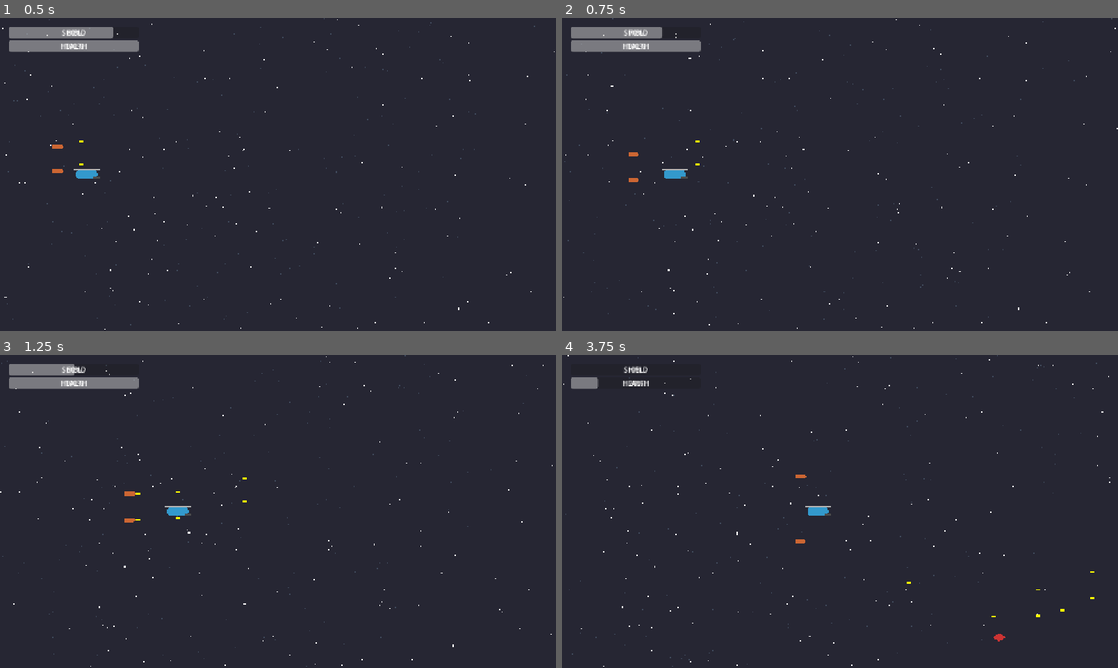
Above: before the commit, frames 1-4 (two rows, left to right).
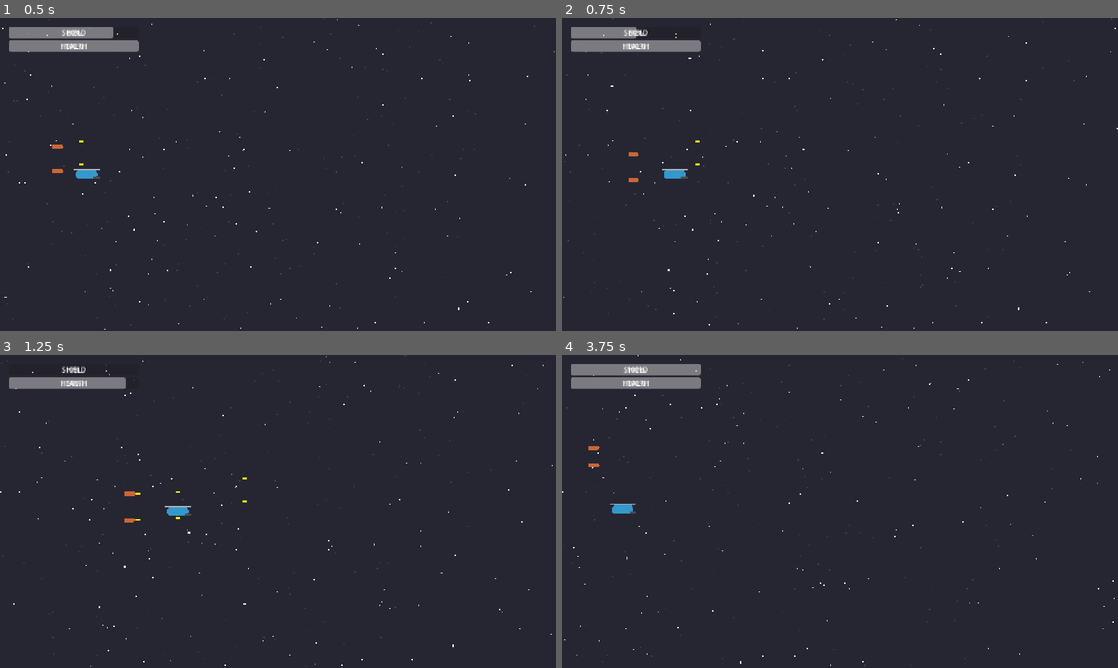
Above: after the commit, the same moments.

Repository: Colbertcn/g1-godot
Game: Godot game, scene res://scenes/main.tscn
Two runs of this game, one before a commit and one after it. Both use one fixed random seed, a clock stepped at 60 frames per second and the inputs below.
Inputs:
- Up to frame 1 (0.5 s): no input
- Up to frame 2 (0.75 s): tap Enter (ui_accept) at 0.5 s; hold Right (ui_right) from 0.53 s (still down); hold Q (switch_weapon_mode) from 0.53 s (still down)
- Up to frame 3 (1.25 s): keep holding Right (ui_right); keep holding Q (switch_weapon_mode); tap Enter (ui_accept) at 0.77, 0.8, 1.07 s
- Up to frame 4 (3.75 s): release Right (ui_right) at 1.28 s; release Q (switch_weapon_mode) at 1.28 s; hold Down (ui_down) 1.28-2.03 s; tap Enter (ui_accept) at 1.35, 1.52, 1.82, 2.3, 3.02, 3.32 s; tap Q (switch_weapon_mode) at 1.55, 3.05 s; hold Right (ui_right) 2.03-2.78 s; hold Q (switch_weapon_mode) 2.03-2.78 s; hold Up (ui_up) 2.78-3.53 s; tap E (switch_wingman_mode) at 2.85 s; hold Left (ui_left) from 3.53 s (still down); hold F (toggle_fire) from 3.53 s (still down)

Frame 1 is identical in both runs. In frame 2, 0.2% of the frame differs, in the area x 12-18%, y 2-7%; in frame 3, 0.6%; in frame 4, 2.3%, in the area x 0-100%, y 0-100%.

Commit message:
实现主武器系统、新型敌人及子弹贯通机制
- 在玩家脚本中实现了三种武器模式：中庸型、散弹型、贯通型。
- 实现了通过 Q 键切换武器类型的功能。
- 修改了子弹逻辑，支持穿透多个敌人（贯通弹）。
- 添加了新型敌人“被感染的流浪犬 (Dog)”，具有更快的直线冲刺行为。
- 更新了生成器，使其能随机生成 Scout 和 Dog 两种敌人。
- 修复了文档中的链接错误，并将 Todo 文件重命名为 Todo.md。
- 清理了 .vscode 配置以提高跨平台兼容性。
- 适配了 Godot 4.5 环境。

Co-authored-by: Colbertcn <37299510+Colbertcn@users.noreply.github.com>

Diff:
--- /dev/null
+++ b/scenes/enemy_dog.tscn
@@ -0,0 +1,22 @@
+[gd_scene load_steps=3 format=3]
+
+[ext_resource type="Script" path="res://scripts/enemy_dog.gd" id="1_dog_script"]
+
+[sub_resource type="RectangleShape2D" id="RectangleShape2D_dog"]
+size = Vector2(30, 15)
+
+[node name="EnemyDog" type="Area2D"]
+collision_layer = 4
+collision_mask = 3
+script = ExtResource("1_dog_script")
+
+[node name="Polygon2D" type="Polygon2D" parent="."]
+polygon = PackedVector2Array(-15, -7, 10, -7, 15, 0, 10, 7, -15, 7)
+color = Color(0.6, 0.4, 0.2, 1)
+
+[node name="CollisionShape2D" type="CollisionShape2D" parent="."]
+shape = SubResource("RectangleShape2D_dog")
+
+[node name="VisibleOnScreenNotifier2D" type="VisibleOnScreenNotifier2D" parent="."]
+
+[connection signal="screen_exited" from="VisibleOnScreenNotifier2D" to="." method="_on_visible_on_screen_notifier_2d_screen_exited"]
--- a/scripts/bullet.gd
+++ b/scripts/bullet.gd
@@ -2,6 +2,11 @@
 
 @export var speed: float = 600.0
 @export var lifetime: float = 2.0
+@export var damage: float = 10.0
+
+var is_piercing: bool = false
+var pierce_count: int = 3
+var hit_objects: Array = [] # To prevent hitting the same object multiple times in one frame
 
 func _ready():
 	var timer = get_tree().create_timer(lifetime)
@@ -10,15 +15,33 @@
 func _process(delta):
 	position += transform.x * speed * delta
 
+func set_piercing(value: bool, count: int = 3):
+	is_piercing = value
+	pierce_count = count
+
 func _on_body_entered(body):
+	if body in hit_objects:
+		return
+
 	if body.has_method("take_damage"):
-		body.take_damage(10.0)
-	queue_free()
+		body.take_damage(damage)
+		hit_objects.append(body)
+		handle_collision()
 
 func _on_area_entered(area):
+	if area in hit_objects:
+		return
+
 	if area.has_method("take_damage"):
-		area.take_damage(10.0)
-	queue_free()
+		area.take_damage(damage)
+		hit_objects.append(area)
+		handle_collision()
+
+func handle_collision():
+	if is_piercing and pierce_count > 0:
+		pierce_count -= 1
+	else:
+		queue_free()
 
 func _on_lifetime_timeout():
 	queue_free()
--- /dev/null
+++ b/scripts/enemy_dog.gd
@@ -0,0 +1,15 @@
+extends Enemy
+
+func _ready():
+	super._ready()
+	# Dogs are faster and have less health
+	speed = 250.0
+	health = 10.0
+	xp_value = 15.0
+
+func _process(delta):
+	# Simple straight movement to the left
+	position.x -= speed * delta
+
+func _on_visible_on_screen_notifier_2d_screen_exited():
+	queue_free()
--- a/scripts/player.gd
+++ b/scripts/player.gd
@@ -31,7 +31,9 @@
 var fire_timer: float = 0.0
 
 # 模式
-var weapon_mode: int = 0
+enum WeaponType { BALANCED, SPREAD, PIERCING }
+@export var current_weapon: WeaponType = WeaponType.BALANCED
+var weapon_mode: int = 0 # 0: Normal, 1: Focus (can be used to narrow spread)
 var wingman_mode: int = 0:
 	set(value):
 		wingman_mode = value
@@ -81,15 +83,46 @@
 	if !is_auto_firing and event.is_action_pressed("ui_accept"):
 		shoot()
 	if event.is_action_pressed("switch_weapon_mode"):
-		weapon_mode = (weapon_mode + 1) % 2
+		# For prototype, cycle weapon types.
+		# In full game, this might toggle Focused vs Spread for the current weapon.
+		current_weapon = (current_weapon + 1 as WeaponType) % 3 as WeaponType
+		print("Current Weapon: ", current_weapon)
 	if event.is_action_pressed("switch_wingman_mode"):
 		wingman_mode = (wingman_mode + 1) % 2
 
 func shoot():
-	if bullet_scene:
+	if not bullet_scene:
+		return
+
+	match current_weapon:
+		WeaponType.BALANCED:
+			fire_balanced()
+		WeaponType.SPREAD:
+			fire_spread()
+		WeaponType.PIERCING:
+			fire_piercing()
+
+func fire_balanced():
+	var bullet = bullet_scene.instantiate()
+	get_parent().add_child(bullet)
+	bullet.global_transform = muzzle.global_transform
+
+func fire_spread():
+	var angles = [-15, 0, 15]
+	for angle in angles:
 		var bullet = bullet_scene.instantiate()
 		get_parent().add_child(bullet)
 		bullet.global_transform = muzzle.global_transform
+		bullet.rotation_degrees += angle
+
+func fire_piercing():
+	var bullet = bullet_scene.instantiate()
+	if bullet.has_method("set_piercing"):
+		bullet.set_piercing(true)
+	get_parent().add_child(bullet)
+	bullet.global_transform = muzzle.global_transform
+	# Visually distinguish
+	bullet.modulate = Color(0.5, 1.0, 1.0)
 
 func add_wingman():
 	if wingman_scene:
--- a/scripts/spawner.gd
+++ b/scripts/spawner.gd
@@ -1,6 +1,9 @@
 extends Node2D
 
-@export var enemy_scenes: Array[PackedScene] = [preload("res://scenes/enemy_scout.tscn")]
+@export var enemy_scenes: Array[PackedScene] = [
+	preload("res://scenes/enemy_scout.tscn"),
+	preload("res://scenes/enemy_dog.tscn")
+]
 @export var spawn_interval: float = 2.0
 @export var spawn_distance_ahead: float = 800.0
 
Not shown, changed: docs/README.md
